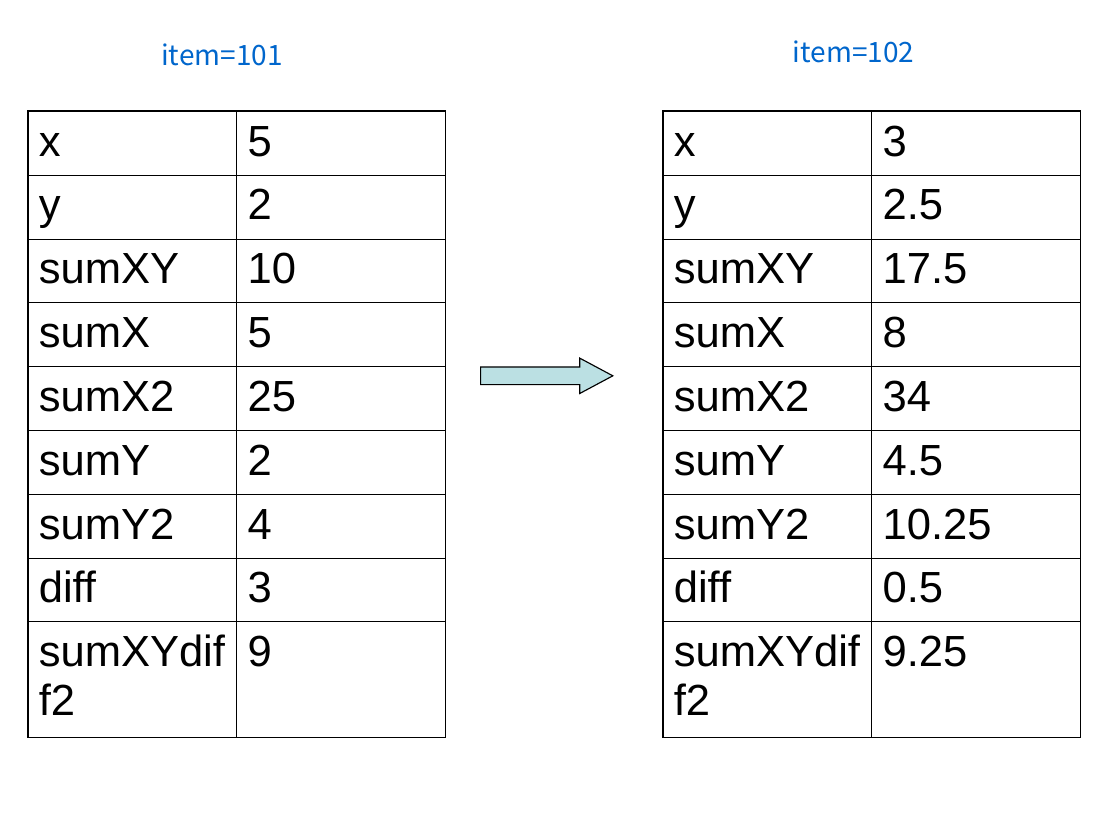
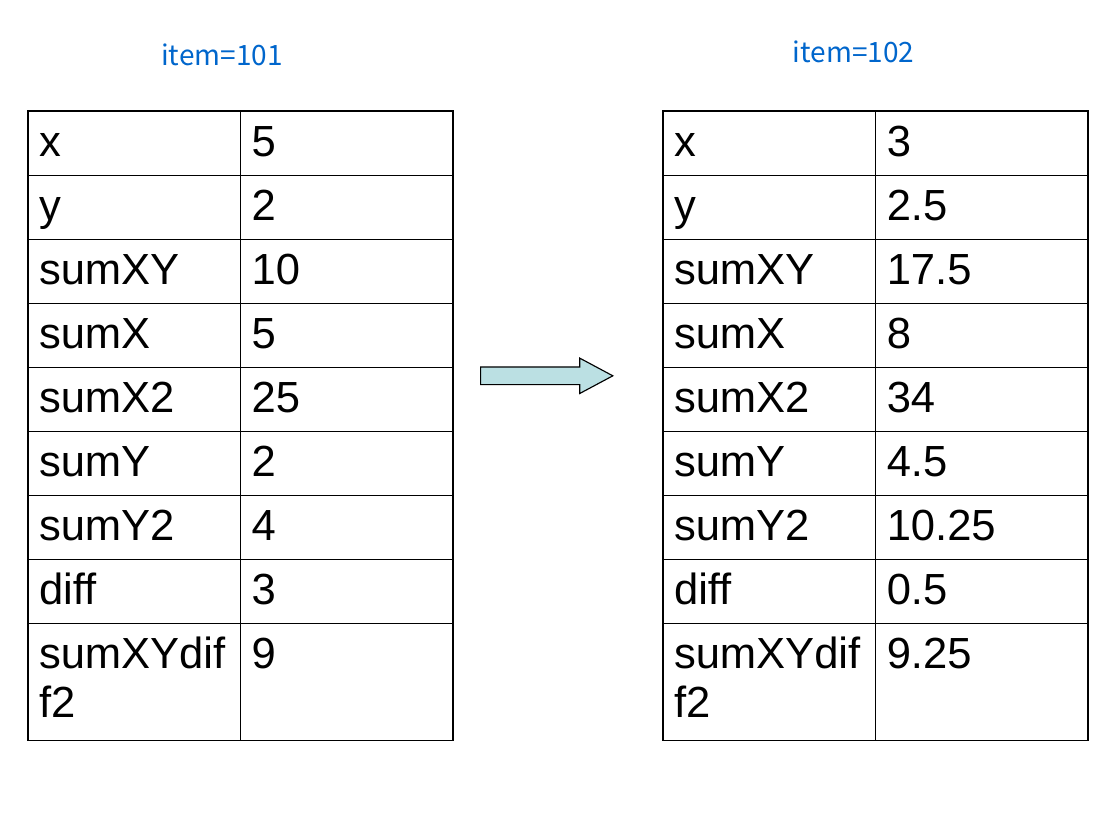
Before and after one commit to tianbaoxing/mahout-nbayes, a slide deck: slide 14 of doc/recommender/PearsonCorrelation.ppt (slide 10 before the commit). Drawn at 1120x840 pixels with LibreOffice and Linux fonts; fonts in the diff are those of the drawing. Boxes give left, top, right and bottom in pixels: in the first picture for what was removed or moved away, otherwise in the second. Text is boxed around its words. In the diff, an @@ line names an element or a change of style, - is before the commit and + after.

```diff
--- a/doc/recommender/PearsonCorrelation.ppt
+++ b/doc/recommender/PearsonCorrelation.ppt
@@ table: place and size @@
-table at bbox=[28, 111, 445, 734]
+table at bbox=[28, 111, 454, 740]
@@ table: place and size @@
-table at bbox=[663, 111, 1080, 734]
+table at bbox=[663, 111, 1089, 740]
```
Also in this commit, not shown: 7 other slides changed, 4 slides added, 5 other files.
